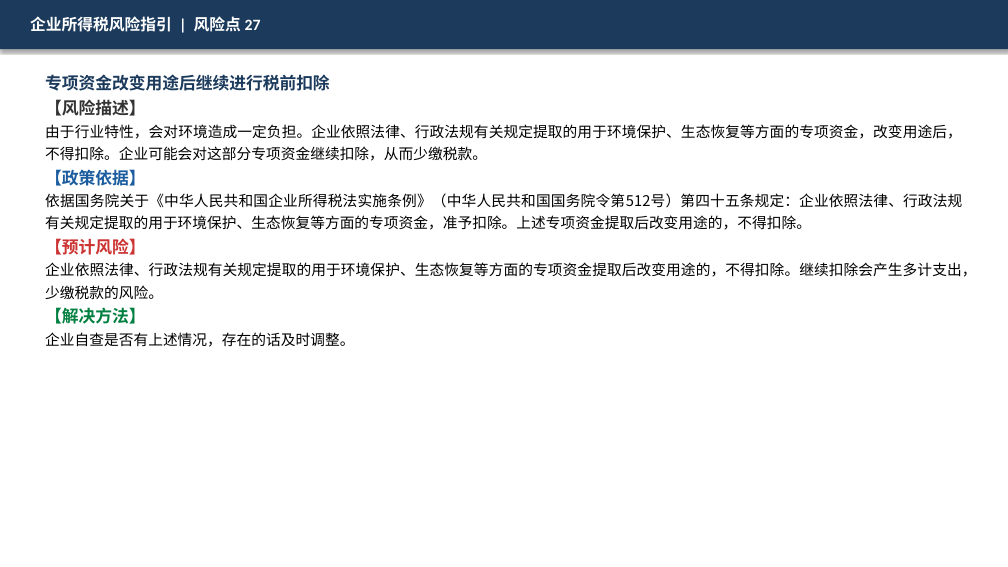
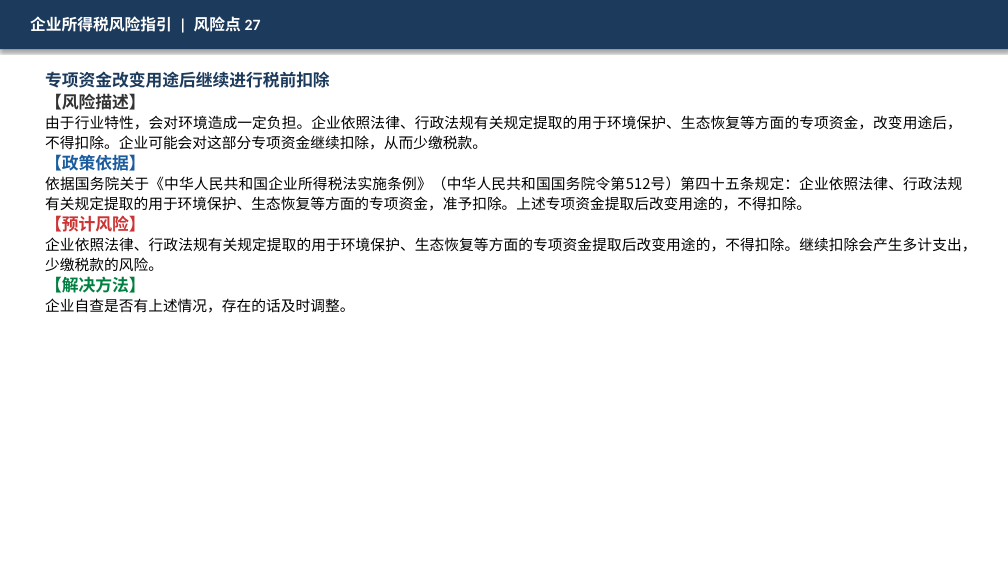
Before and after one commit to SlainTroyard/ppt, a slide deck: slide 28 of ppts_output_v3/02_企业所得税风险指引.pptx. Drawn at 1008x567 pixels with LibreOffice and Linux fonts; fonts in the diff are those of the drawing. Boxes give left, top, right and bottom in pixels: in the first picture for what was removed or moved away, otherwise in the second. Text is boxed around its words. In the diff, an @@ line names an element or a change of style, - is before the commit and + after.

```diff
--- a/ppts_output_v3/02_企业所得税风险指引.pptx
+++ b/ppts_output_v3/02_企业所得税风险指引.pptx
@@ text "专项资金改变用途后继续进行税前扣除" at [45, 71, 976, 313]: line spacing 1.25 to 1.1 @@
```
Also in this commit, not shown: 87 other slides changed, 20 other files.
